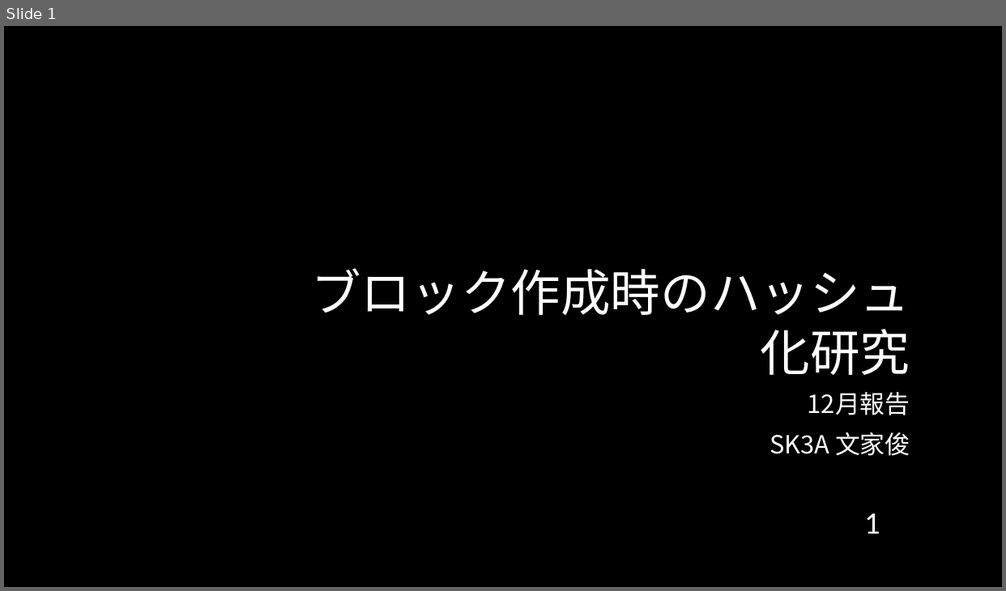
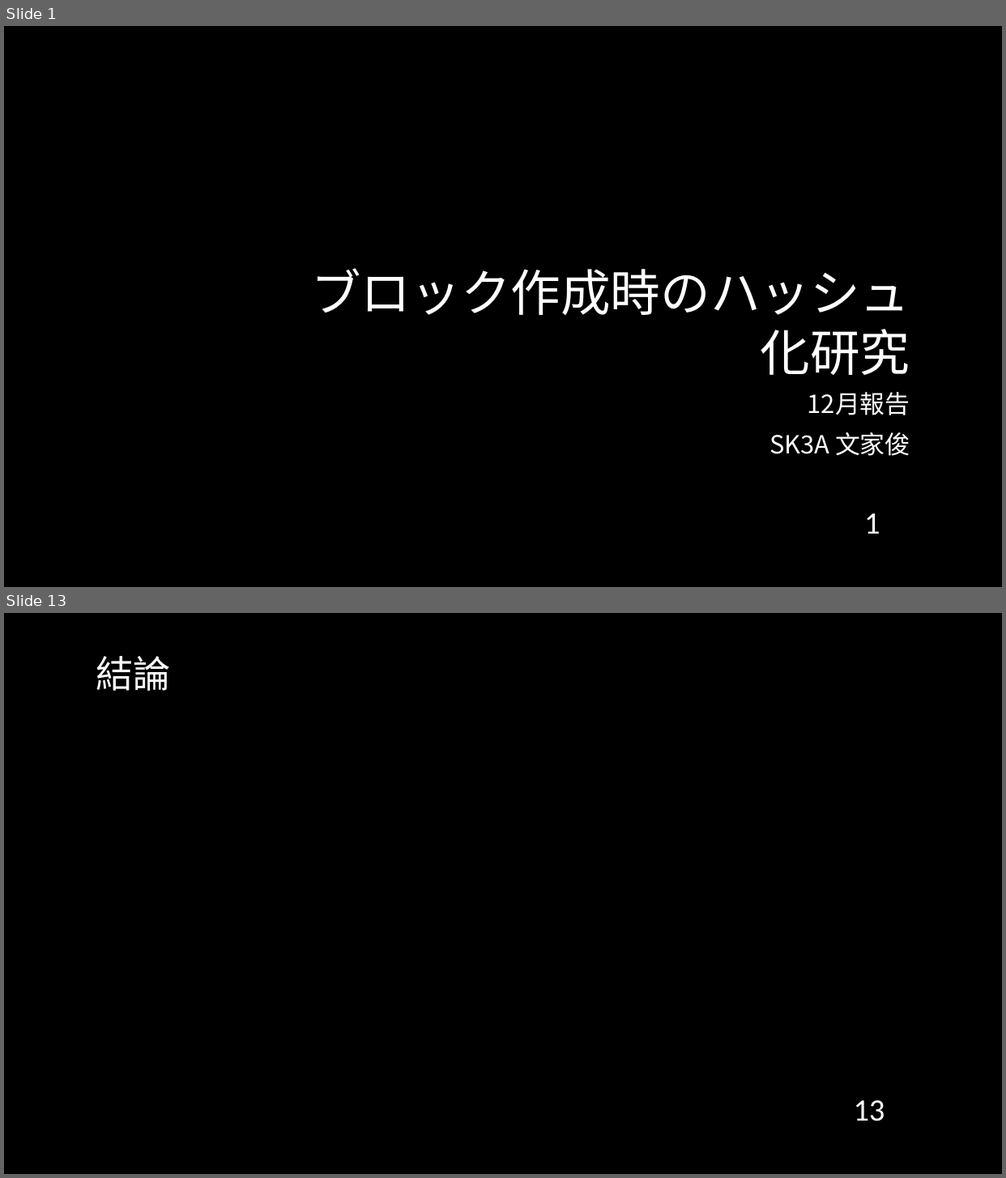
Before and after one commit to cyrusmanosa/Ecc-Year-3, a slide deck: Y3-Sem2/ITゼミ演習II/2025年度_01月報告会_Sk3a04_文家俊.pptx. Shown one above the other, each under a label of ours: slide 1 before the commit, slides 1 and 13 after it; the slides between them are not shown. The pictures are 1006x591 and 1006x1178 pixels, drawn with LibreOffice and Linux fonts; fonts in the diff are those of the drawing; background and template pictures are left out. Boxes give left, top, right and bottom in pixels: in the first picture for what was removed or moved away, otherwise in the second. Text is boxed around its words. In the diff, an @@ line names an element or a change of style, - is before the commit and + after.

```diff
--- a/Y3-Sem2/ITゼミ演習II/2025年度_01月報告会_Sk3a04_文家俊.pptx
+++ b/Y3-Sem2/ITゼミ演習II/2025年度_01月報告会_Sk3a04_文家俊.pptx
@@ slide 13 added at <box>4,613,1002,1174</box>, background picture (left out) @@
@@ title added at <box>96,656,170,691</box>, 36 pt, text #FFFFFF @@
+結論
@@ page number added at <box>854,1101,885,1122</box>, 30 pt, text #FFFFFF @@
+13
```
Also in this commit, not shown: 7 slides changed, 4 other slides added, 32 other files.
